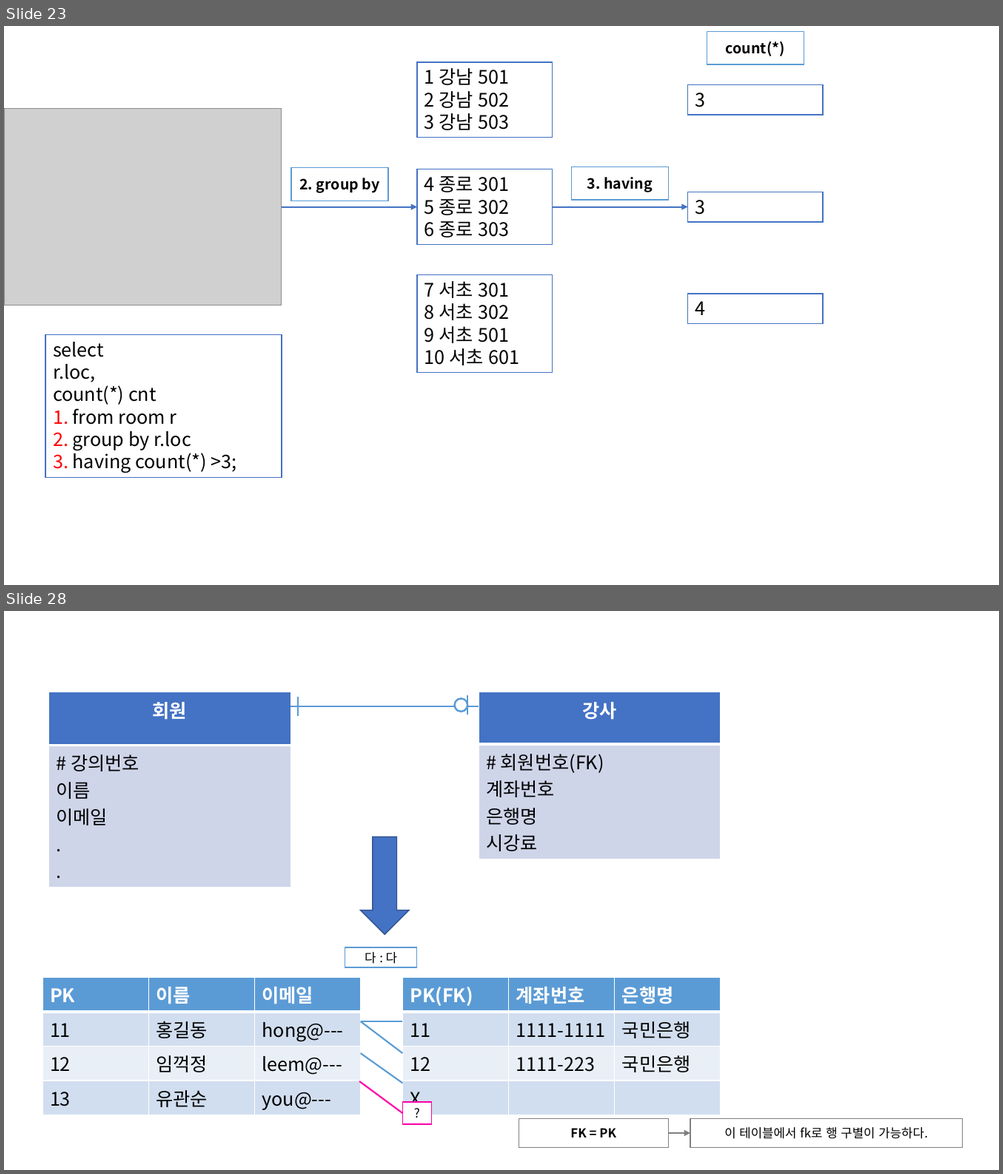
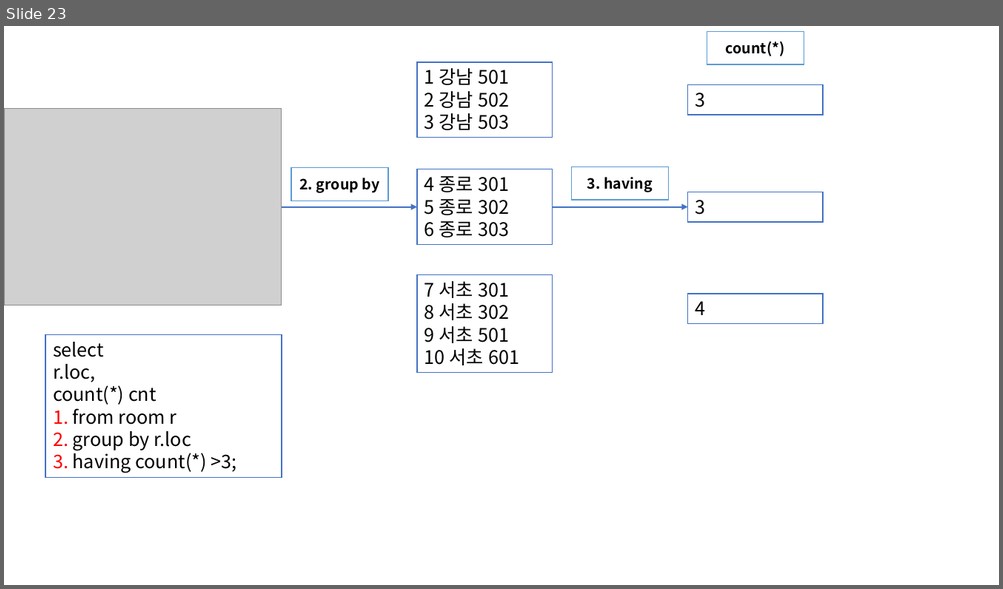
Before and after one commit to Dingadung/2022-study-workspace, a slide deck: study-note/데이터베이스/2022-09-05 내용정리.pptx. Shown one above the other, each under a label of ours: slides 23 and 28 before the commit, slide 23 after it; the slides between them are not shown. The pictures are 1003x1174 and 1003x589 pixels, drawn with LibreOffice and Linux fonts; fonts in the diff are those of the drawing; grey boxes stand for pictures. Boxes give left, top, right and bottom in pixels: in the first picture for what was removed or moved away, otherwise in the second. Text is boxed around its words. In the diff, an @@ line names an element or a change of style, - is before the commit and + after.

```diff
--- a/study-note/데이터베이스/2022-09-05 내용정리.pptx
+++ b/study-note/데이터베이스/2022-09-05 내용정리.pptx
@@ slide 28 removed at (4,611,999,1170), background #FFFFFF @@
@@ table removed at (48,692,290,865), 2 rows, 1 columns @@
-회원
-# 강의번호 / 이름 / 이메일 / . / .
@@ line removed from (298, 697) to (298, 716) @@
@@ ellipse removed at (455,698,467,711) @@
@@ line removed from (467, 695) to (467, 715) @@
@@ table removed at (478,692,720,854), 2 rows, 1 columns @@
-강사
-# 회원번호(FK) / 계좌번호 / 은행명 / 시강료
@@ line removed from (290, 706) to (478, 706) @@
@@ down arrow removed at (361,837,409,935) @@
@@ rectangle removed at (345,948,417,968) @@
-다 : 다
@@ table removed at (42,977,361,1113), 4 rows, 3 columns @@
-PK | 이름 | 이메일
-11 | 홍길동 | hong@---
-12 | 임꺽정 | leem@---
-13 | 유관순 | you@---
@@ table removed at (402,977,720,1113), 4 rows, 3 columns @@
-PK(FK) | 계좌번호 | 은행명
-11 | 1111-1111 | 국민은행
-12 | 1111-223 | 국민은행
-X |  | 
@@ line removed from (361, 1022) to (402, 1022) @@
@@ line removed from (361, 1022) to (402, 1054) @@
@@ line removed from (361, 1054) to (402, 1083) @@
@@ line removed from (359, 1082) to (402, 1114) @@
@@ rectangle removed at (402,1102,432,1125) @@
-?
@@ rectangle removed at (519,1119,668,1148) @@
-FK = PK
@@ rectangle removed at (691,1119,962,1148) @@
-이 테이블에서 fk로 행 구별이 가능하다.
@@ arrow removed from (668, 1133) to (691, 1133) @@
```
Also in this commit, not shown: 1 slide changed, 4 slides added, 5 other slides removed, 8 other files.
